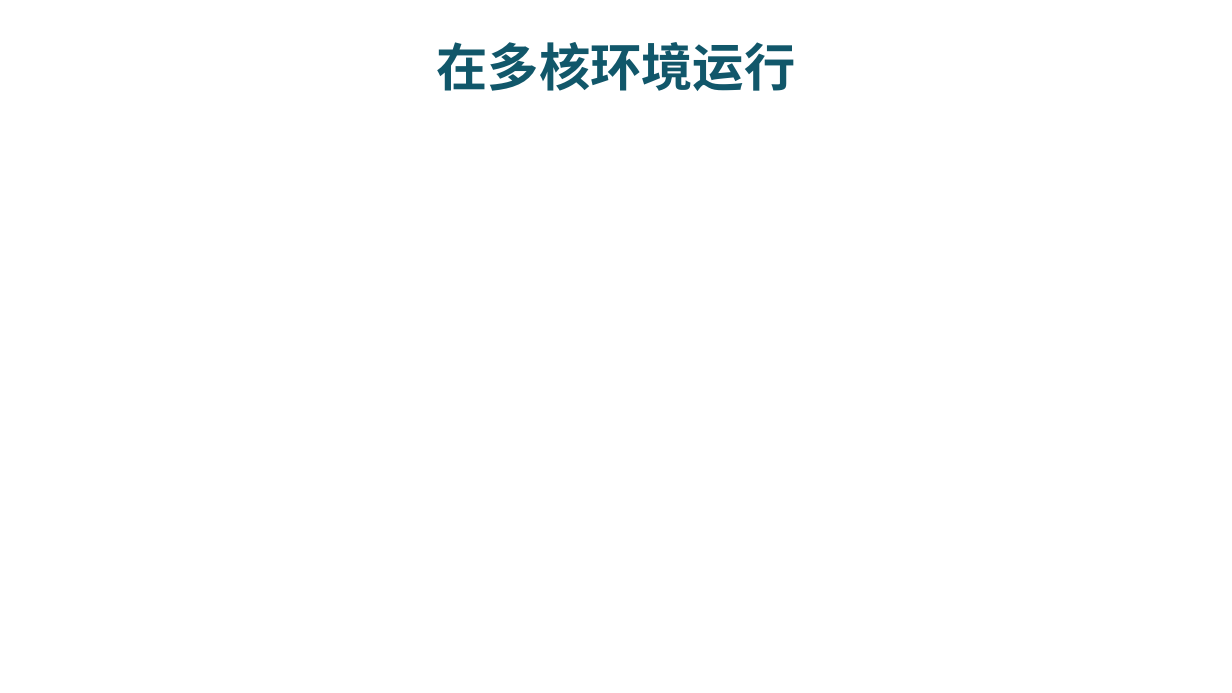
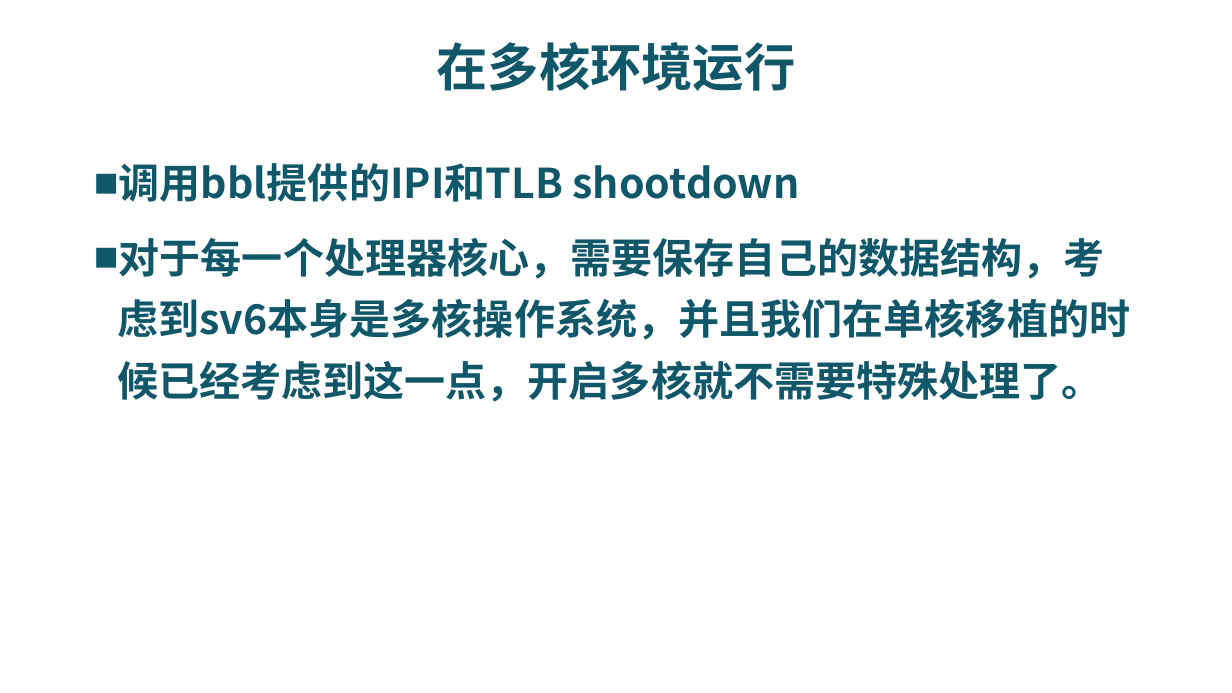
Before and after one commit to riscv-labs/OS2018spring-projects-g06, a slide deck: slide 8 of final_report.pptx. Drawn at 1232x693 pixels with LibreOffice and Linux fonts; fonts in the diff are those of the drawing; background and template pictures are left out. Boxes give left, top, right and bottom in pixels: in the first picture for what was removed or moved away, otherwise in the second. Text is boxed around its words. In the diff, an @@ line names an element or a change of style, - is before the commit and + after.

```diff
--- a/final_report.pptx
+++ b/final_report.pptx
@@ text added at [117,163,1130,402], 32 pt, text #11576A, bold @@
+■ 调用bbl提供的IPI和TLB shootdown
+■ 对于每一个处理器核心，需要保存自己的数据结构，考虑到sv6本身是多核操作系统，并且我们在单核移植的时候已经考虑到这一点，开启多核就不需要特殊处理了。
```
Also in this commit, not shown: 5 other slides changed, 1 other file.
